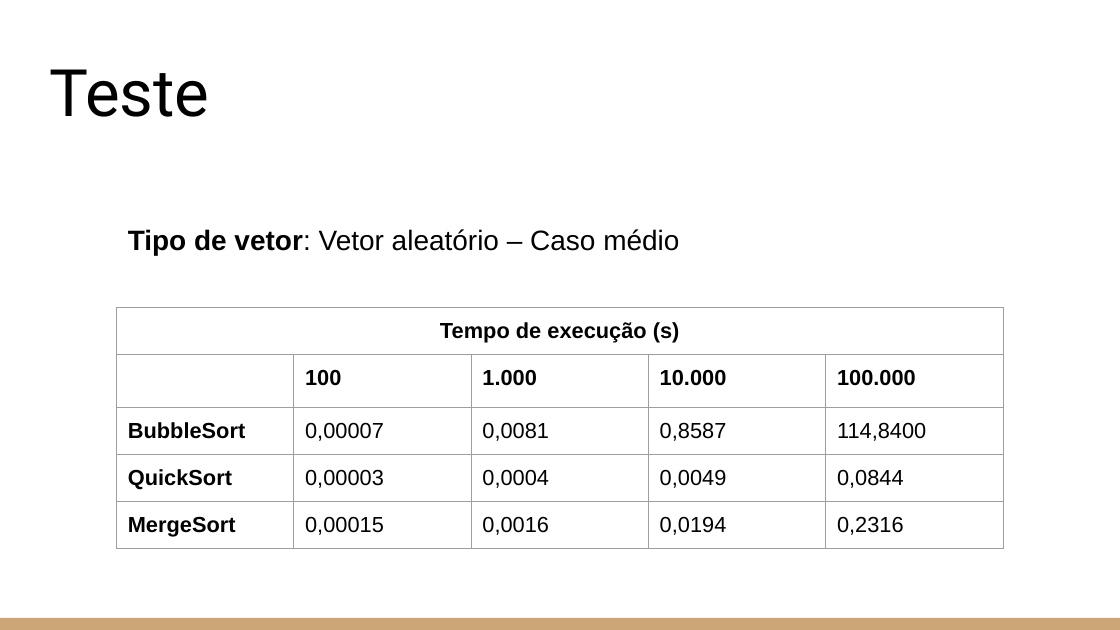
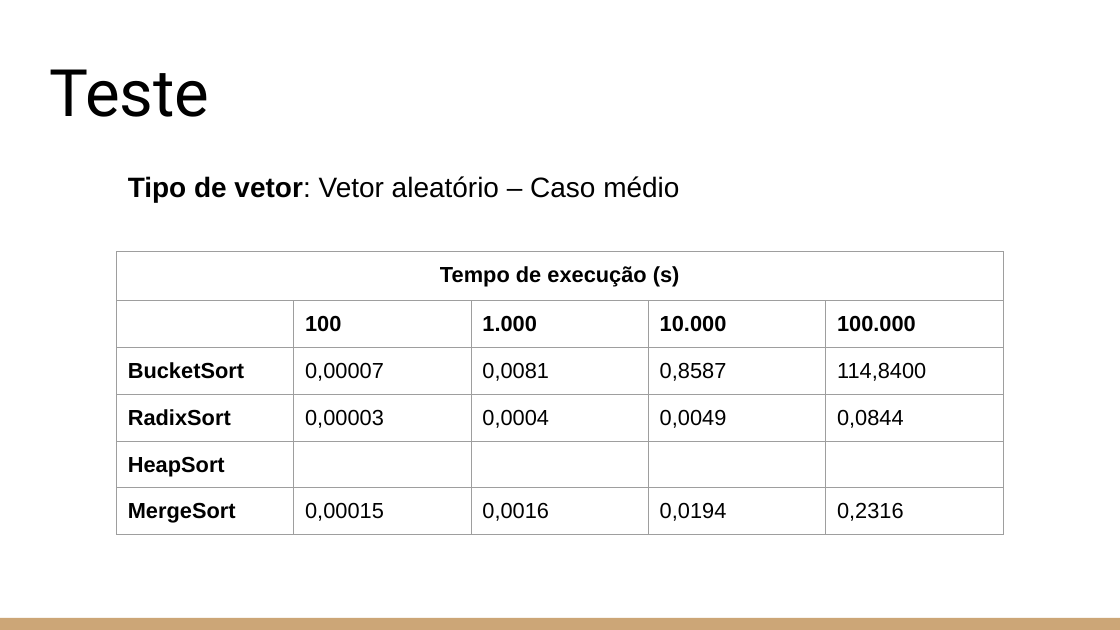
Before and after one commit to gujahlive/Aulas-C, a slide deck: slide 16 of TRABALHOS/MERGE SORT/Algoritmos de ordenação.pptx. Drawn at 1120x630 pixels with LibreOffice and Linux fonts; fonts in the diff are those of the drawing. Boxes give left, top, right and bottom in pixels: in the first picture for what was removed or moved away, otherwise in the second. Text is boxed around its words. In the diff, an @@ line names an element or a change of style, - is before the commit and + after.

```diff
--- a/TRABALHOS/MERGE SORT/Algoritmos de ordenação.pptx
+++ b/TRABALHOS/MERGE SORT/Algoritmos de ordenação.pptx
@@ text "Tipo de vetor: Vetor aleatório ...": place and size @@
-text "Tipo de vetor: Vetor aleatório ..." at [128, 229, 679, 255]
+text "Tipo de vetor: Vetor aleatório ..." at [128, 176, 679, 203]
@@ table at [116, 252, 1001, 543] @@
-row 3: BubbleSort | 0,00007 | 0,0081 | 0,8587 | 114,8400
-row 4: QuickSort | 0,00003 | 0,0004 | 0,0049 | 0,0844
+row 3: BucketSort | 0,00007 | 0,0081 | 0,8587 | 114,8400
+row 4: RadixSort | 0,00003 | 0,0004 | 0,0049 | 0,0844
+row 5: HeapSort |  |  |  | 
@@ table: place and size @@
-table at [116, 308, 1001, 630]
+table at [116, 252, 1001, 543]
```
Also in this commit, not shown: 4 other slides changed, 12 other files.
